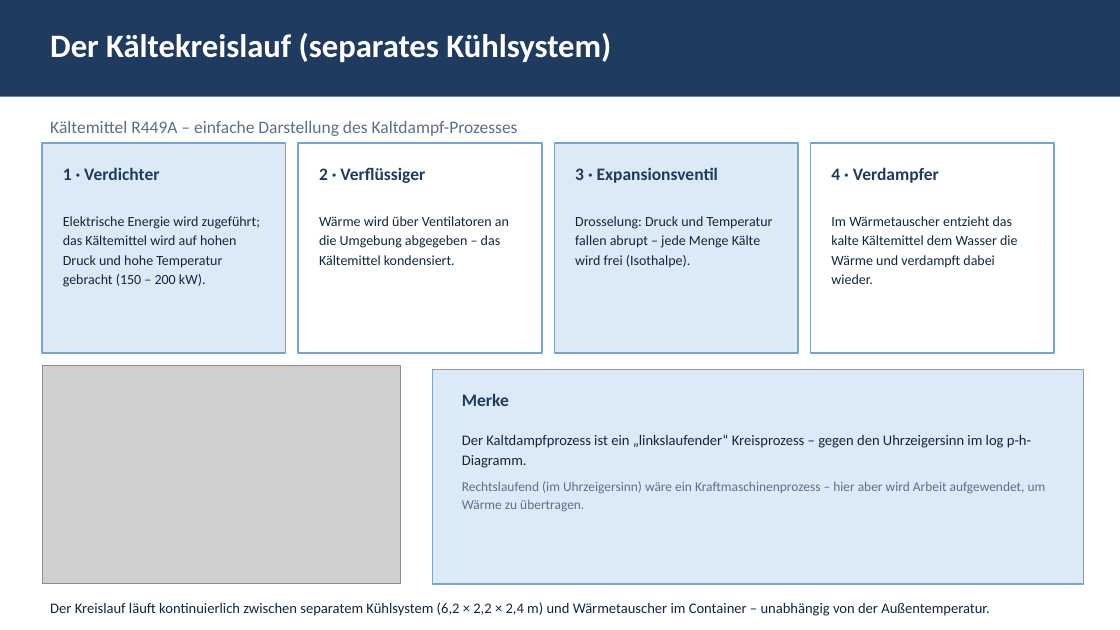
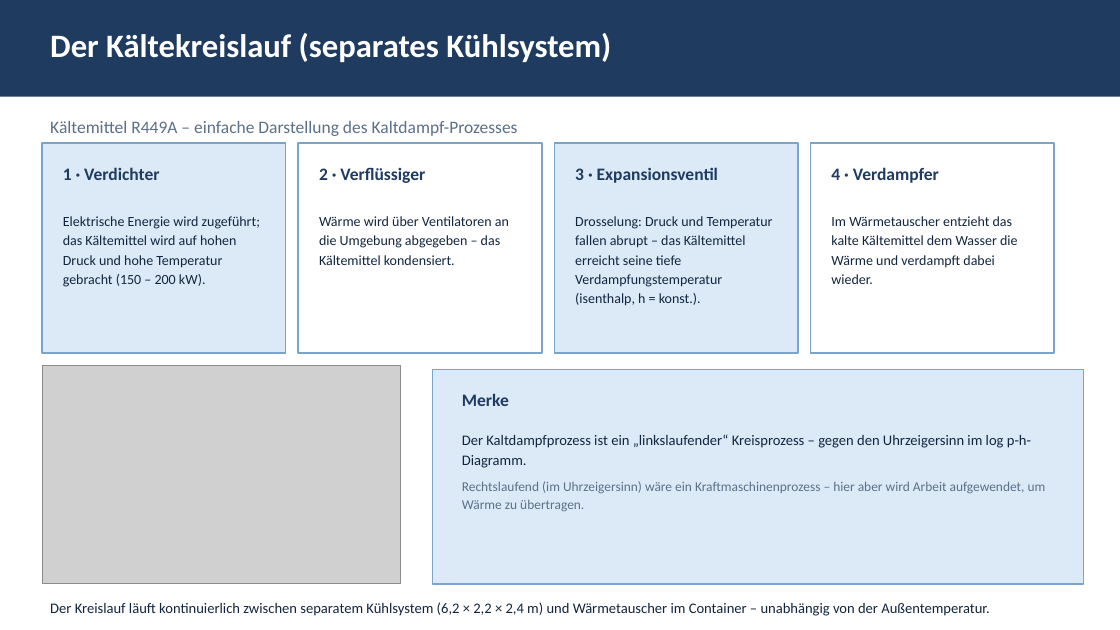
Before and after one commit to pgruberpg6-commits/Snow4ever, a slide deck: slide 10 of snow4ever200_thermodynamik.pptx. Drawn at 1120x630 pixels with LibreOffice and Linux fonts; fonts in the diff are those of the drawing; grey boxes stand for pictures. Boxes give left, top, right and bottom in pixels: in the first picture for what was removed or moved away, otherwise in the second. Text is boxed around its words. In the diff, an @@ line names an element or a change of style, - is before the commit and + after.

Commit message:
Feedback-Korrektur: r=2.500 kJ/kg vereinheitlicht, Folie-8-Logik an Rechnung angepasst, isenthalp statt Isothalpe, Vorzeichenkonvention Q+W, Joule-Thomson-Formulierungen, Agenda an Ablauf angeglichen, logp-h-Labels verschoben

```diff
--- a/snow4ever200_thermodynamik.pptx
+++ b/snow4ever200_thermodynamik.pptx
@@ text at <box>575,216,773,306</box>: text changed @@
-Drosselung: Druck und Temperatur fallen abrupt – jede Menge Kälte wird frei (Isothalpe).
+Drosselung: Druck und Temperatur fallen abrupt – das Kältemittel erreicht seine tiefe Verdampfungstemperatur (isenthalp, h = konst.).
```
Also in this commit, not shown: 6 other slides changed, 1 other file.
